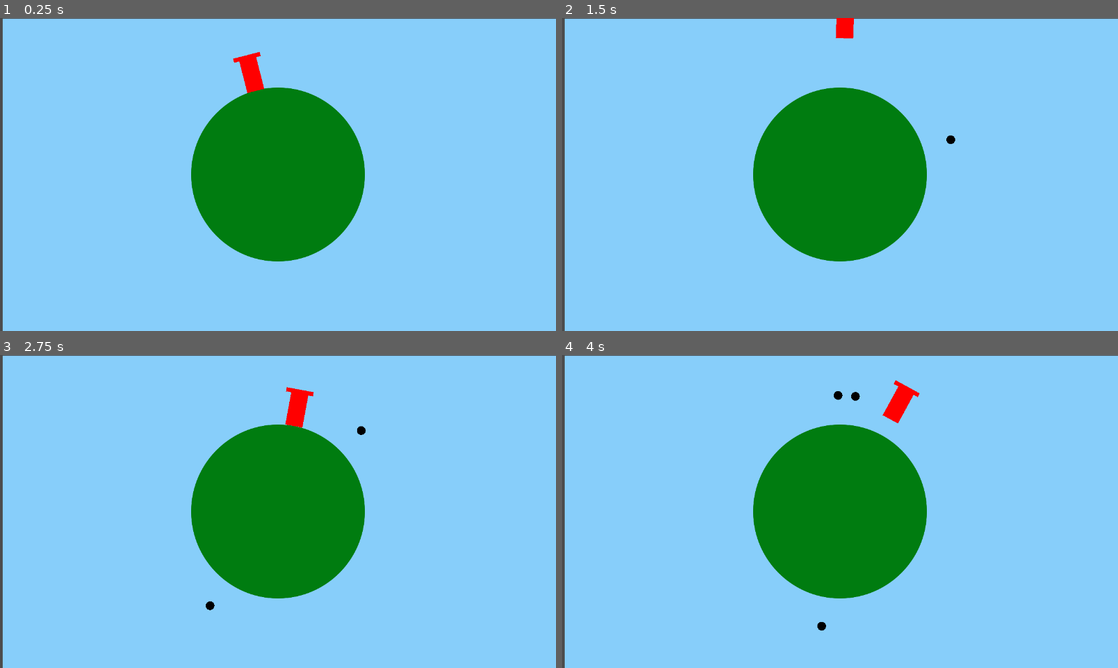
Above: before the commit, frames 1-4 (two rows, left to right).
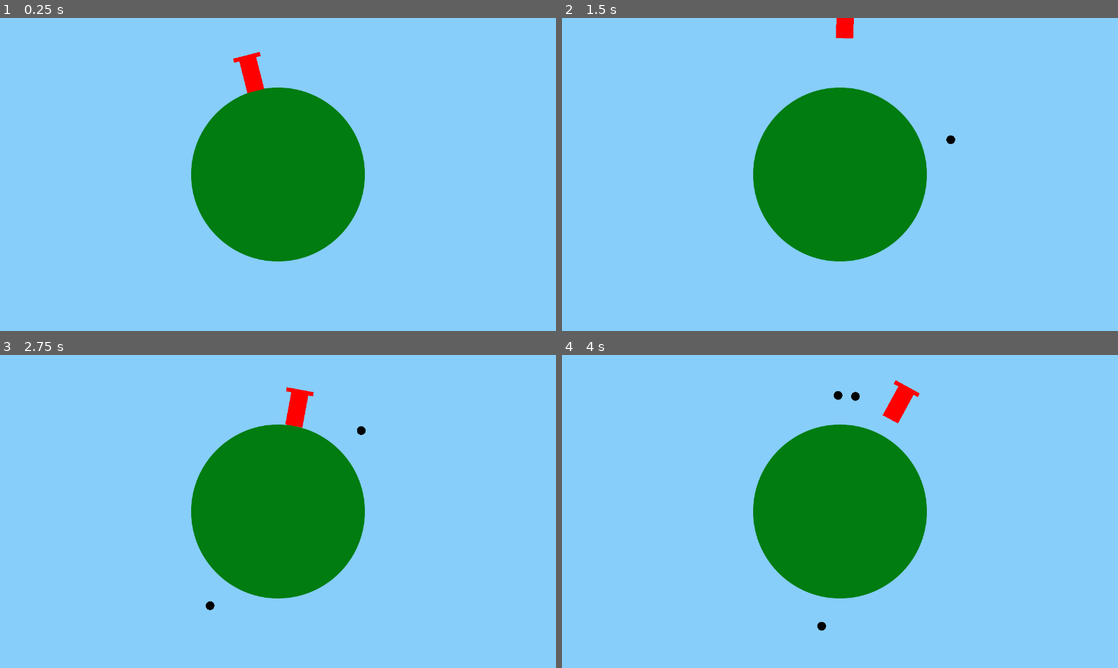
Above: after the commit, the same moments.

Repository: NoohAlavi/JuicyJam2022
Game: Godot game, scene res://Game/Game.tscn
Same seed, same stepped clock (60 frames per second), same inputs: the game is played once before the commit and once after it. The project has no main scene, so this scene is started directly.
Inputs:
- Up to frame 1 (0.25 s): no input
- Up to frame 2 (1.5 s): hold D (move_right) 0.53-1.28 s; tap E (shoot) at 0.6 s; tap Up (jump) at 0.77 s; hold Left (move_left) from 1.28 s (still down); tap Shift (swap_dir) at 1.35 s
- Up to frame 3 (2.75 s): tap Up (jump) at 1.52 s; release Left (move_left) at 2.03 s; hold D (move_right) from 2.03 s (still down); tap E (shoot) at 2.1 s
- Up to frame 4 (4 s): tap Shift (swap_dir) at 2.85 s; tap Up (jump) at 3.02, 3.77 s; release D (move_right) at 3.53 s; hold Left (move_left) from 3.53 s (still down); tap E (shoot) at 3.6 s

The runs differ from the first frame. In frame 1, 0.7% of the frame differs, in the area x 0-100%, y 0-100%; in frame 2, 0.7%; in frame 3, 0.7%; in frame 4, 0.7%.

Commit message:
Fixed bg

Diff:
--- a/JuicyJam/Game/Game.tscn
+++ b/JuicyJam/Game/Game.tscn
@@ -6,8 +6,8 @@
 [node name="Game" type="Node2D"]
 
 [node name="ColorRect" type="ColorRect" parent="."]
-margin_left = -792.0
-margin_top = -448.0
+margin_left = -808.0
+margin_top = -456.0
 margin_right = 800.0
 margin_bottom = 456.0
 color = Color( 0.529412, 0.807843, 0.980392, 1 )
